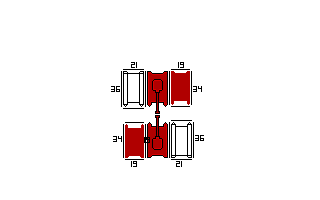
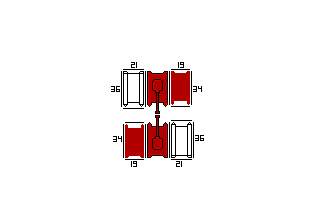
The second 320×200 image is a revision of the first. Changes to its layers:
removed layer "Layer 6" over [144, 137, 150, 143]
